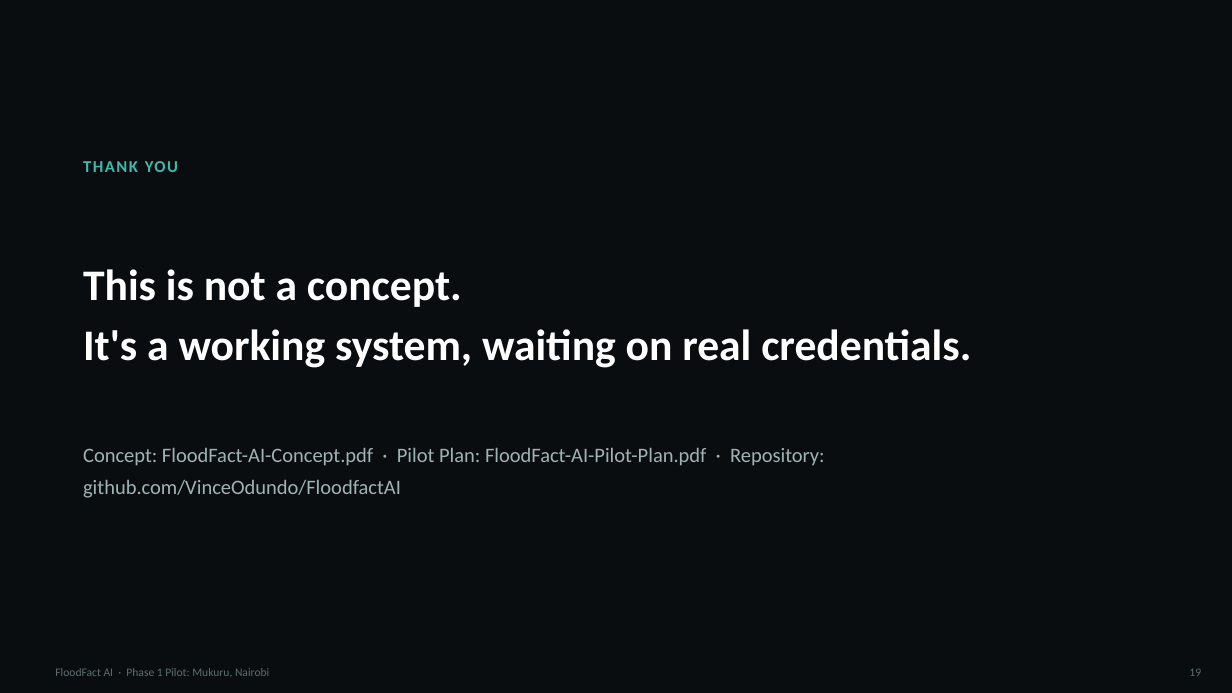
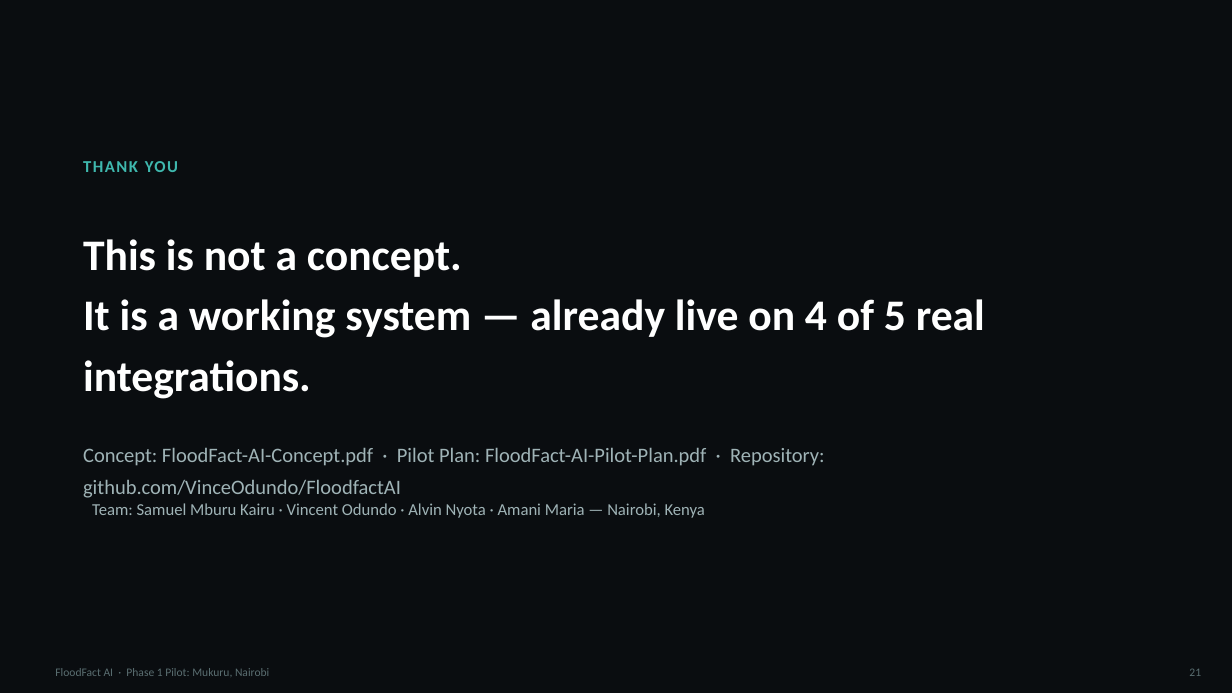
Before and after one commit to VinceOdundo/FloodfactAI, a slide deck: slide 22 of docs/submission/FloodFact-AI-Demonstration.pptx (slide 20 before the commit). Drawn at 1232x693 pixels with LibreOffice and Linux fonts; fonts in the diff are those of the drawing. Boxes give left, top, right and bottom in pixels: in the first picture for what was removed or moved away, otherwise in the second. Text is boxed around its words. In the diff, an @@ line names an element or a change of style, - is before the commit and + after.

```diff
--- a/docs/submission/FloodFact-AI-Demonstration.pptx
+++ b/docs/submission/FloodFact-AI-Demonstration.pptx
@@ text at [83, 299, 985, 399]: text changed @@
-It's a working system, waiting on real credentials.
+It is a working system — already live on 4 of 5 real integrations.
@@ text added at [92, 503, 705, 518], 13 pt, text #9FB3B6 @@
+Team: Samuel Mburu Kairu · Vincent Odundo · Alvin Nyota · Amani Maria — Nairobi, Kenya
@@ text at [1189, 668, 1201, 676]: text changed @@
-19
+21
```
Also in this commit, not shown: 16 other slides changed, 2 slides added, 12 other files.
